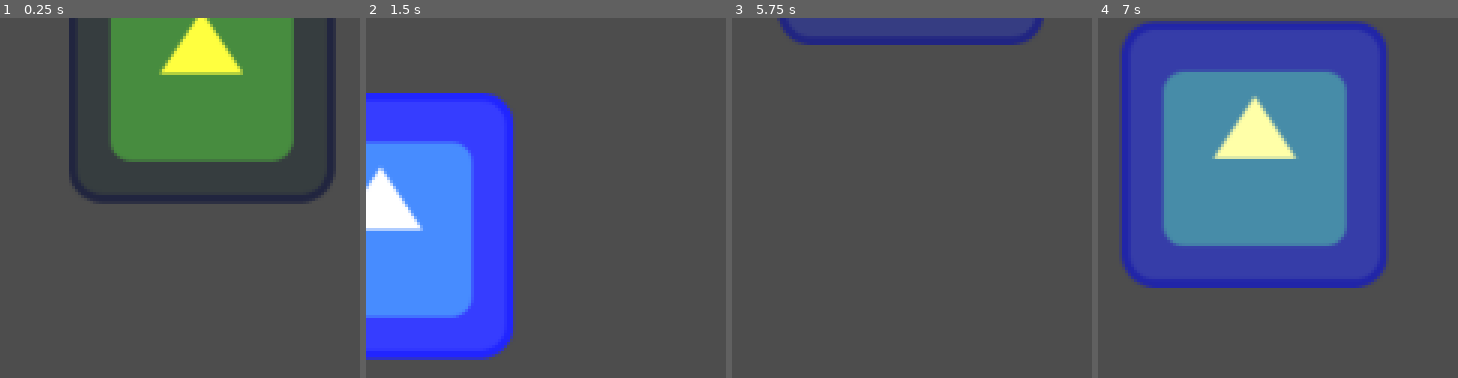
Above: before the commit, frames 1-4 (left to right).
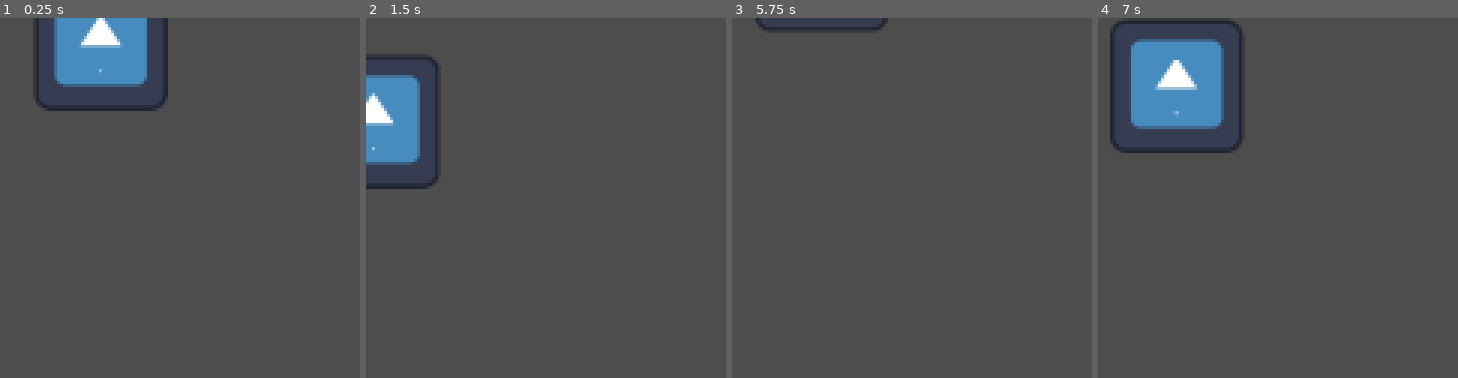
Above: after the commit, the same moments.

Repository: Andorbal/godot-playground
Game: Godot game, scene res://scenes/tutorial_2d.tscn
The game is run twice, just before and just after one commit, with the same random seed, the same clock (stepped at 60 frames per second) and the same inputs. The project has no main scene, so this scene is started directly. The engine's default icon, where the game draws it, is replaced by a stand-in: a white triangle on a blue panel in a dark square.
Inputs:
- Up to frame 1 (0.25 s): no input
- Up to frame 2 (1.5 s): no input
- Up to frame 3 (5.75 s): tap Enter at 2.75, 4.25 s; tap Space at 3.5, 5 s
- Up to frame 4 (7 s): no input

The runs differ from the first frame. In frame 1, 28% of the frame differs, in the area x 10-94%, y 0-52%; in frame 2, 31%; in frame 3, 5.3%; in frame 4, 53%, in the area x 3-81%, y 0-75%.

Commit message:
Add the first 3D shader to the simple shader project

Diff:
--- a/simple-shader/project.godot
+++ b/simple-shader/project.godot
@@ -13,3 +13,8 @@
 config/name="Simple Shader"
 config/features=PackedStringArray("4.2", "Forward Plus")
 config/icon="res://icon.svg"
+
+[display]
+
+window/size/viewport_width=2304
+window/size/viewport_height=1296
--- /dev/null
+++ b/simple-shader/scenes/tutorial_3d_part_1.tscn
@@ -0,0 +1,42 @@
+[gd_scene load_steps=9 format=3 uid="uid://cq8vw56f8n5pc"]
+
+[ext_resource type="Shader" path="res://shaders/tutorial_3d_part_1.gdshader" id="1_rtqet"]
+[ext_resource type="Script" path="res://scripts/GroundPlane.gd" id="2_ub84f"]
+
+[sub_resource type="FastNoiseLite" id="FastNoiseLite_hq6mx"]
+
+[sub_resource type="NoiseTexture2D" id="NoiseTexture2D_ol2f3"]
+noise = SubResource("FastNoiseLite_hq6mx")
+
+[sub_resource type="FastNoiseLite" id="FastNoiseLite_juh6o"]
+
+[sub_resource type="NoiseTexture2D" id="NoiseTexture2D_hr5bf"]
+as_normal_map = true
+noise = SubResource("FastNoiseLite_juh6o")
+
+[sub_resource type="ShaderMaterial" id="ShaderMaterial_aw4ja"]
+render_priority = 0
+shader = ExtResource("1_rtqet")
+shader_parameter/height_scale = 0.5
+shader_parameter/noise = SubResource("NoiseTexture2D_ol2f3")
+shader_parameter/normalmap = SubResource("NoiseTexture2D_hr5bf")
+
+[sub_resource type="PlaneMesh" id="PlaneMesh_ne02j"]
+material = SubResource("ShaderMaterial_aw4ja")
+subdivide_width = 32
+subdivide_depth = 32
+
+[node name="Tutorial3DPart1" type="Node3D"]
+
+[node name="GroundPlane" type="MeshInstance3D" parent="."]
+mesh = SubResource("PlaneMesh_ne02j")
+script = ExtResource("2_ub84f")
+max_height_scale = 0.5
+
+[node name="OmniLight3D" type="OmniLight3D" parent="."]
+transform = Transform3D(1, 0, 0, 0, 1, 0, 0, 0, 1, -0.22048, 0.606467, 0.0513853)
+omni_range = 1.459
+omni_attenuation = 0.812252
+
+[node name="Camera3D" type="Camera3D" parent="."]
+transform = Transform3D(-0.529442, -0.422995, 0.735368, 0, 0.866826, 0.498612, -0.848346, 0.263986, -0.458934, 1.43588, 1.1246, -1.29699)
--- /dev/null
+++ b/simple-shader/scripts/GroundPlane.gd
@@ -0,0 +1,15 @@
+extends MeshInstance3D
+
+@export_range(0,1) var max_height_scale: float
+var time = 0
+
+# Called when the node enters the scene tree for the first time.
+func _ready():
+	mesh.material.set_shader_parameter("height_scale", max_height_scale)
+
+
+# Called every frame. 'delta' is the elapsed time since the previous frame.
+func _process(delta):
+	time += delta
+	var height = ((sin(time) + 1.0) / 2.0) * max_height_scale;
+	mesh.material.set_shader_parameter("height_scale", height)
--- a/simple-shader/shaders/tutorial_2d.gdshader
+++ b/simple-shader/shaders/tutorial_2d.gdshader
@@ -21,8 +21,11 @@
 	//COLOR.b = blue;
 
 	/* Animate the tinting */
-	COLOR.b = abs(sin(TIME)) * blue;
+	//COLOR.b = abs(sin(TIME)) * blue;
 
-	/* Flip the texture */
-	//COLOR = texture(TEXTURE, vec2(UV.x, 1.0 - UV.y)); // Read from texture again.
+	/* Flip the texture, except the middle */
+	COLOR = texture(TEXTURE, vec2(UV.x, 1.0 - UV.y)); // Read from texture again.
+	if (UV.x > 0.3 && UV.x < 0.7 && UV.y > 0.3 && UV.y < 0.7) {
+		COLOR = texture(TEXTURE, vec2(UV.x, UV.y)); // Read from texture again.
+	}
 }
--- /dev/null
+++ b/simple-shader/shaders/tutorial_3d_part_1.gdshader
@@ -0,0 +1,32 @@
+shader_type spatial;
+
+uniform sampler2D noise;
+uniform float height_scale = 0.5;
+uniform sampler2D normalmap;
+
+varying vec2 tex_position;
+
+void vertex() {
+	/* Base the height on the horizontal position */
+	//VERTEX.y += cos(VERTEX.x) * sin(VERTEX.z);
+
+	/* Scale the height based on the horizontal position */
+	//VERTEX.y += cos(VERTEX.x * 4.0) * sin(VERTEX.z * 4.0);
+
+	/* Use the noise texture to adjust the height
+	*  - The vertex value is from -1 to 1 while texture needs
+	*    0 - 1, so we've got to map the values
+	*/
+	tex_position = VERTEX.xz / 2.0 + 0.5;
+	float height = texture(noise, tex_position).x;
+	VERTEX.y += height * height_scale;
+}
+
+void fragment() {
+  NORMAL_MAP = texture(normalmap, tex_position).xyz;
+}
+
+//void light() {
+	// Called for every pixel for every light affecting the material.
+	// Uncomment to replace the default light processing function with this one.
+//}
